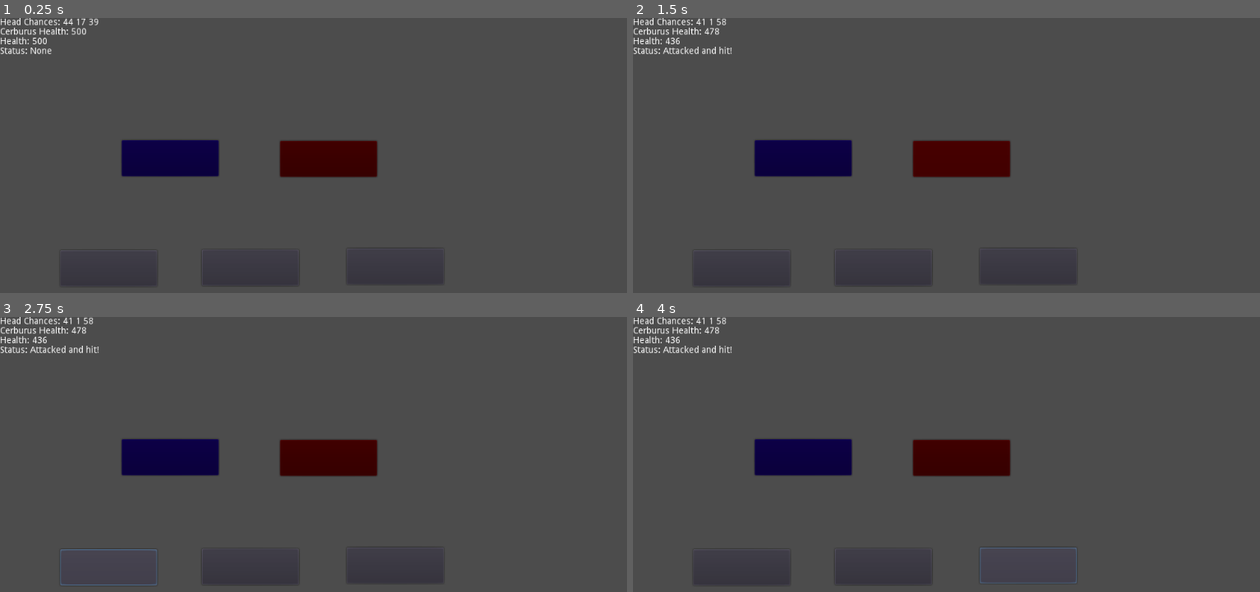
Above: before the commit, frames 1-4 (two rows, left to right).
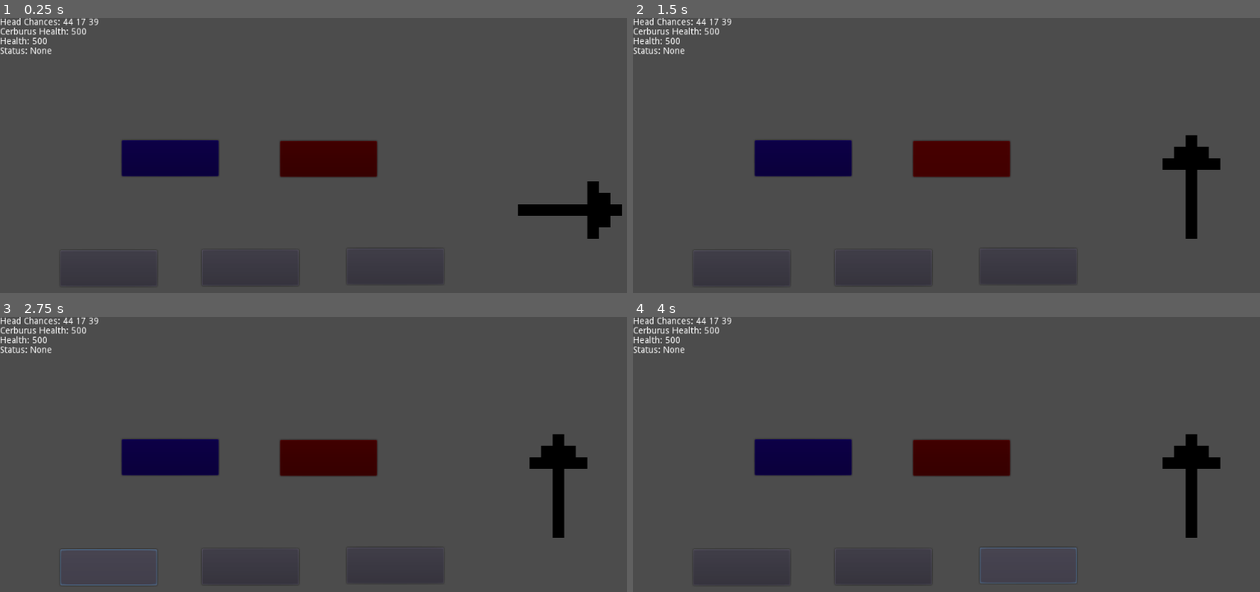
Above: after the commit, the same moments.

Repository: OneTachi/mini-jam-pumpkin
Game: Godot game, scene res://World/World.tscn
Two runs of this game, one before a commit and one after it. Both use one fixed random seed, a clock stepped at 60 frames per second and the inputs below.
Inputs (mouse positions are in pixels of both pictures, inside the frame that each line leads up to):
- Up to frame 1 (0.25 s): no input
- Up to frame 2 (1.5 s): click (802, 158) at 0.5 s; click (959, 158) at 1.25 s
- Up to frame 3 (2.75 s): click (106, 567) at 2 s
- Up to frame 4 (4 s): click (883, 567) at 2.75 s; click (1028, 564) at 3.5 s

The runs differ from the first frame. In frame 1, 1.2% of the frame differs, in the area x 82-100%, y 59-81%; in frame 2, 1.4%, in the area x 4-94%, y 0-81%; in frame 3, 1.4%; in frame 4, 1.4%.

Commit message:
create key script

Diff:
--- a/World/World.gd
+++ b/World/World.gd
@@ -3,6 +3,7 @@
 onready var cerb = $Cerb
 onready var player = $Player
 onready var chance_text = $Cerb/Chances
+onready var arrow_sprite = $Arrow
 
 var cerb_return
 var cerb_att
@@ -10,6 +11,16 @@
 var text_status
 
 var dir_keys = ['ui_left', 'ui_right', 'ui_up', 'ui_down']
+var arrow_rotations = {
+	'ui_left': 180,
+	'ui_right': 0,
+	'ui_up': -90,
+	'ui_down': 90,
+}
+var combat_turn = 0
+var neededInputKey
+var in_combat = false
+var won_combat = 0
 
 enum {
 	guard,
@@ -33,12 +44,19 @@
 			else:
 				take_damage(player, 60, cerb.stats.base_dmg, 1)
 				text_status = 'Missed Guard...'
+			do_cerb_turn(text_status)
 
 		'attack':
-			take_damage(cerb, 20, player.stats.base_dmg,1)
-			take_damage(player, 30, cerb.stats.base_dmg, 1)
-			text_status = "Attacked and hit!"
-	do_cerb_turn(text_status)
+			do_combat()
+			in_combat = true
+
+			if combat_turn > 5:
+				in_combat = false
+				#TODO After battle stuff
+
+			#take_damage(cerb, 20, player.stats.base_dmg,1)
+			#take_damage(player, 30, cerb.stats.base_dmg, 1)
+			#text_status = "Attacked and hit!"
 	check_win()
 
 func do_cerb_turn(status):
@@ -59,11 +77,25 @@
 
 #TODO
 func do_combat():
-	for i in range(5):
-		var keys = dir_keys.duplicate()
-		keys.shuffle()
-		var direction = keys.pop_front()
+	if !combat_turn <= 5:
+		turn_manager('attack', null)
+		return
 
+	var keys = dir_keys.duplicate()
+	keys.shuffle()
+	var direction = keys.pop_front()
+	neededInputKey = direction
+	pop_key(direction)
+	combat_turn += 1
+
+func pop_key(dir):
+	arrow_sprite.rotation_degrees = arrow_rotations[dir]
+
+func handle_input(key):
+	if !in_combat:
+		return
+	if key == neededInputKey:
+		won_combat += 1
 
 
 func take_damage(who, iRange, base, multiplier):
@@ -71,3 +103,7 @@
 
 func take_heal(who, iRange, base, multiplier):
 	who.stats.health += (randi() % iRange + base) * multiplier
+
+func _unhandled_input(event):
+	if event == InputEventKey:
+		handle_input(event)
--- a/World/World.tscn
+++ b/World/World.tscn
@@ -1,8 +1,9 @@
-[gd_scene load_steps=4 format=2]
+[gd_scene load_steps=5 format=2]
 
 [ext_resource path="res://Player/player.gd" type="Script" id=1]
 [ext_resource path="res://Cerberus/Cerburus.gd" type="Script" id=2]
 [ext_resource path="res://World/World.gd" type="Script" id=3]
+[ext_resource path="res://World/arrow.png" type="Texture" id=4]
 
 [node name="World" type="Node2D"]
 script = ExtResource( 3 )
@@ -69,6 +70,12 @@
 __meta__ = {
 "_edit_use_anchors_": false
 }
+
+[node name="Arrow" type="Sprite" parent="."]
+position = Vector2( 862, 291 )
+scale = Vector2( 18, 18 )
+texture = ExtResource( 4 )
+
 [connection signal="pressed" from="Player/Button" to="Player" method="guard_input"]
 [connection signal="pressed" from="Player/Button2" to="Player" method="attack_input"]
 [connection signal="pressed" from="Player/Button3" to="Player" method="head_one_input"]
--- a/project.godot
+++ b/project.godot
@@ -10,7 +10,6 @@
 
 _global_script_classes=[  ]
 _global_script_class_icons={
-
 }
 
 [application]
@@ -19,6 +18,30 @@
 run/main_scene="res://World/World.tscn"
 config/icon="res://icon.png"
 
+[importer_defaults]
+
+texture={
+"compress/bptc_ldr": 0,
+"compress/hdr_mode": 0,
+"compress/lossy_quality": 0.7,
+"compress/mode": 0,
+"compress/normal_map": 0,
+"detect_3d": false,
+"flags/anisotropic": false,
+"flags/filter": false,
+"flags/mipmaps": false,
+"flags/repeat": 0,
+"flags/srgb": 2,
+"process/HDR_as_SRGB": false,
+"process/fix_alpha_border": true,
+"process/invert_color": false,
+"process/normal_map_invert_y": false,
+"process/premult_alpha": false,
+"size_limit": 0,
+"stream": false,
+"svg/scale": 1.0
+}
+
 [physics]
 
 common/enable_pause_aware_picking=true
Binary file added: World/arrow.png
Not shown, added: World/arrow.png.import
